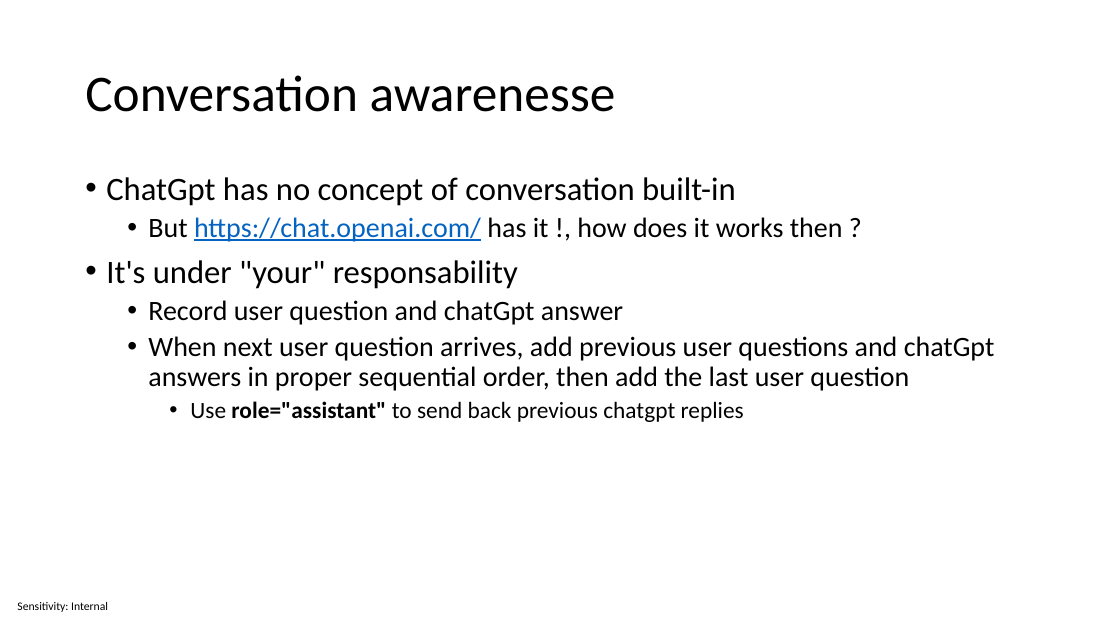
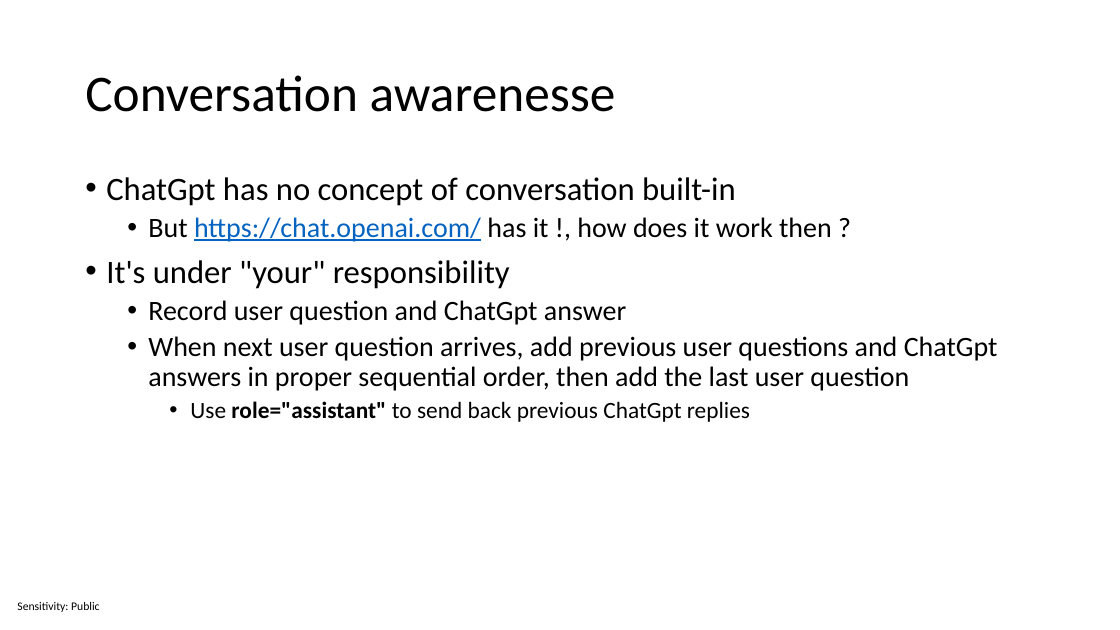
Before and after one commit to sabbadino/csharp-meets-chatgpt, a slide deck: slide 14 of mymsc-chatGpt-Presentation.pptx (slide 12 before the commit). Drawn at 1120x630 pixels with LibreOffice and Linux fonts; fonts in the diff are those of the drawing. Boxes give left, top, right and bottom in pixels: in the first picture for what was removed or moved away, otherwise in the second. Text is boxed around its words. In the diff, an @@ line names an element or a change of style, - is before the commit and + after.

```diff
--- a/mymsc-chatGpt-Presentation.pptx
+++ b/mymsc-chatGpt-Presentation.pptx
@@ text at [106,217,998,422]: text changed @@
-  • But https://chat.openai.com/ has it !, how does it works then ?
-• It's under "your" responsability
-  • Record user question and chatGpt answer
-  • When next user question arrives, add previous user questions and chatGpt answers in proper sequential order, then add the last user question
-    • Use role="assistant" to send back previous chatgpt replies
+  • But https://chat.openai.com/ has it !, how does it work then ?
+• It's under "your" responsibility
+  • Record user question and ChatGpt answer
+  • When next user question arrives, add previous user questions and ChatGpt answers in proper sequential order, then add the last user question
+    • Use role="assistant" to send back previous ChatGpt replies
@@ text at [17,602,99,612]: text changed @@
-Sensitivity: Internal
+Sensitivity: Public
```
Also in this commit, not shown: 16 other slides changed, 1 slide added.
